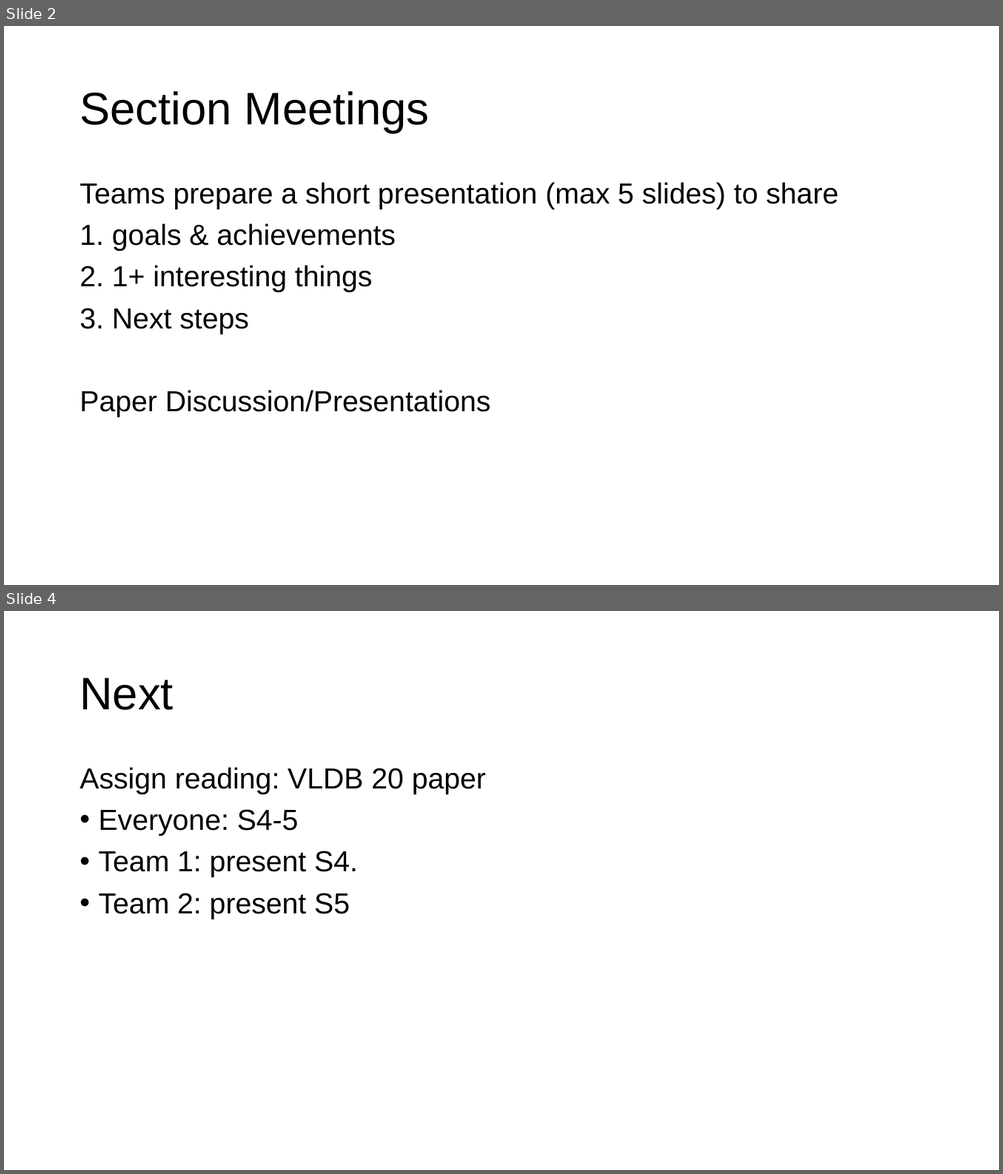
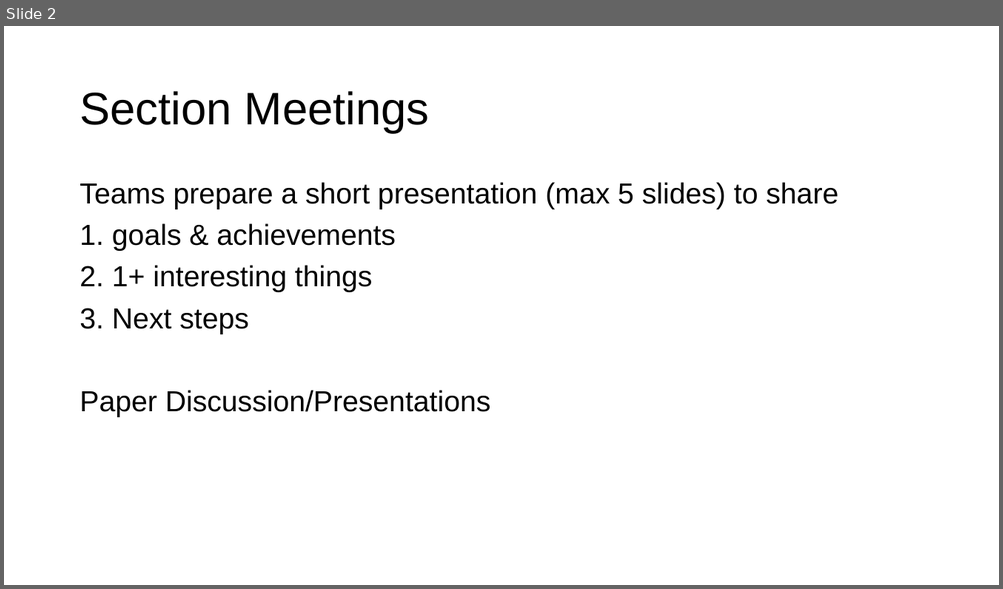
Before and after one commit to cudbg/summer20, a slide deck: lecnotes/section_kha.pptx. Shown one above the other, each under a label of ours: slides 2 and 4 before the commit, slide 2 after it; the slides between them are not shown. The pictures are 1003x1174 and 1003x589 pixels, drawn with LibreOffice and Linux fonts; fonts in the diff are those of the drawing. Boxes give left, top, right and bottom in pixels: in the first picture for what was removed or moved away, otherwise in the second. Text is boxed around its words. In the diff, an @@ line names an element or a change of style, - is before the commit and + after.

```diff
--- a/lecnotes/section_kha.pptx
+++ b/lecnotes/section_kha.pptx
@@ slide 4 removed at box(4, 611, 999, 1170), background #FFFFFF @@
@@ title removed at box(79, 678, 173, 710) @@
-Next
@@ text removed at box(79, 767, 486, 920) @@
-Assign reading: VLDB 20 paper
-• Everyone: S4-5
-• Team 1: present S4.
-• Team 2: present S5
```
Also in this commit, not shown: 1 slide changed.
